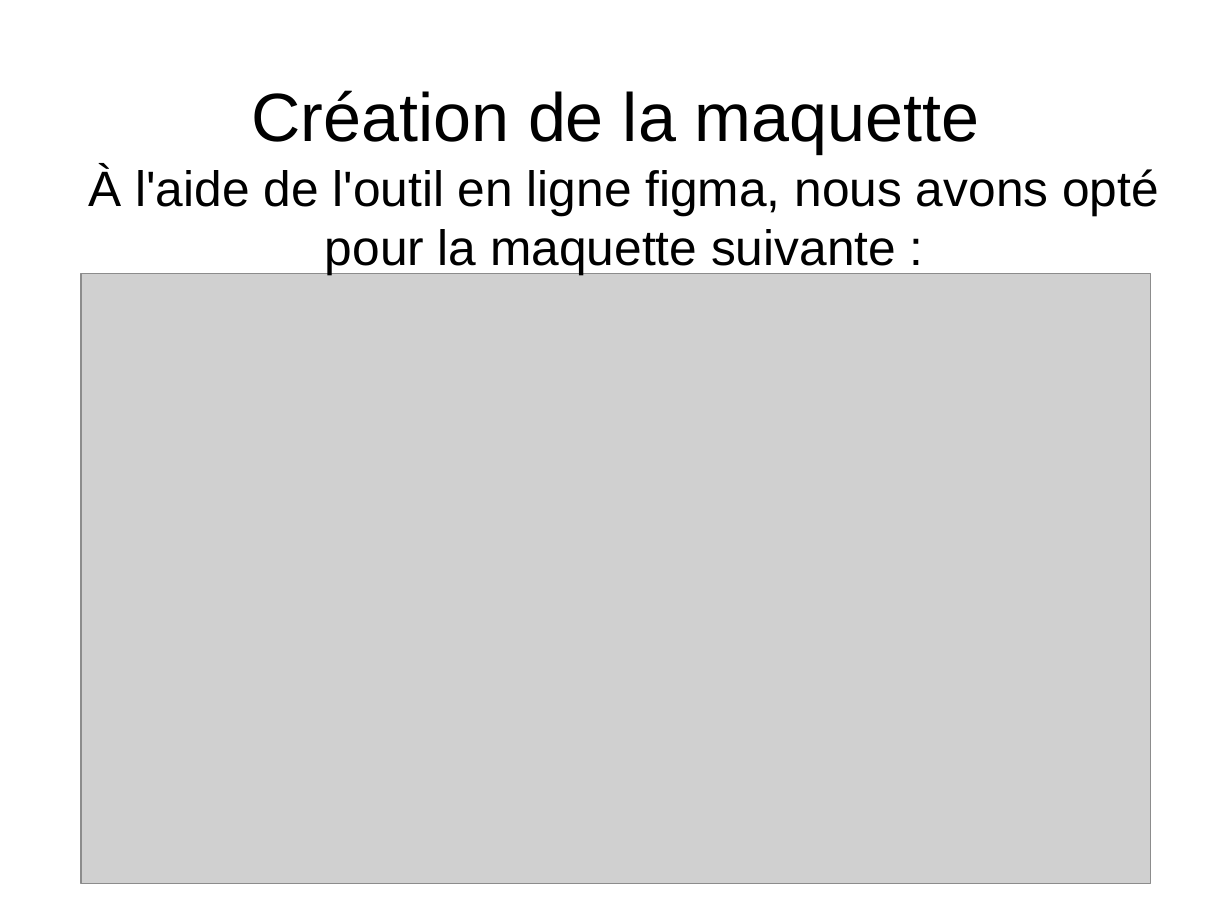
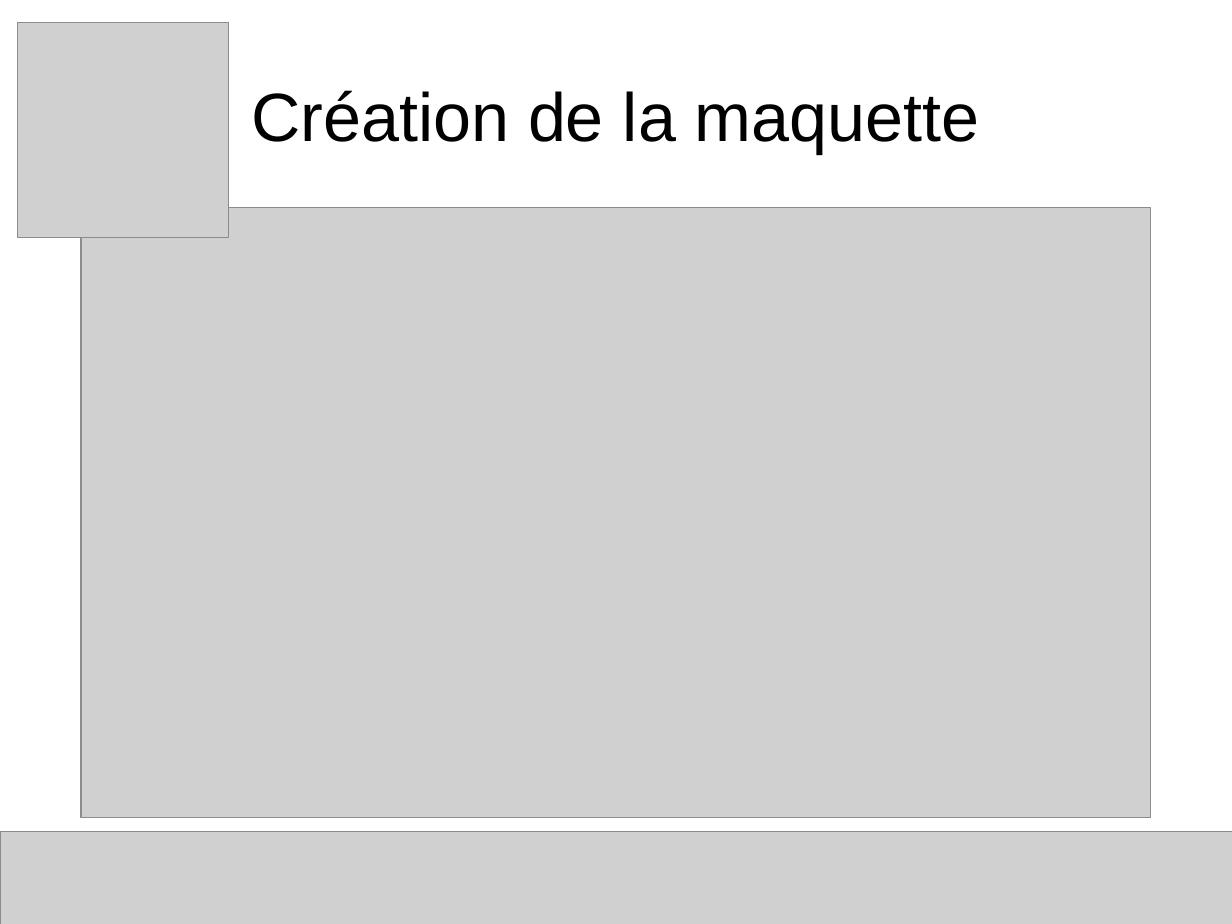
Before and after one commit to franckcostanzo/LaPlateforme_Php-Js, a slide deck: slide 12 of Beta/Divers/presentation.odp (slide 11 before the commit). Drawn at 1232x924 pixels with LibreOffice and Linux fonts; fonts in the diff are those of the drawing; grey boxes stand for pictures. Boxes give left, top, right and bottom in pixels: in the first picture for what was removed or moved away, otherwise in the second. Text is boxed around its words. In the diff, an @@ line names an element or a change of style, - is before the commit and + after.

```diff
--- a/Beta/Divers/presentation.odp
+++ b/Beta/Divers/presentation.odp
@@ picture added at bbox=[18, 22, 229, 238] @@
@@ subtitle removed at bbox=[89, 166, 1159, 275] @@
-À l'aide de l'outil en ligne figma, nous avons opté pour la maquette suivante :
@@ picture: place and size @@
-picture at bbox=[82, 274, 1152, 884]
+picture at bbox=[82, 208, 1152, 818]
@@ picture added at bbox=[0, 832, 1232, 924] @@
```
Also in this commit, not shown: 13 other slides changed, 15 slides added, 3 slides removed, 6 other files.
